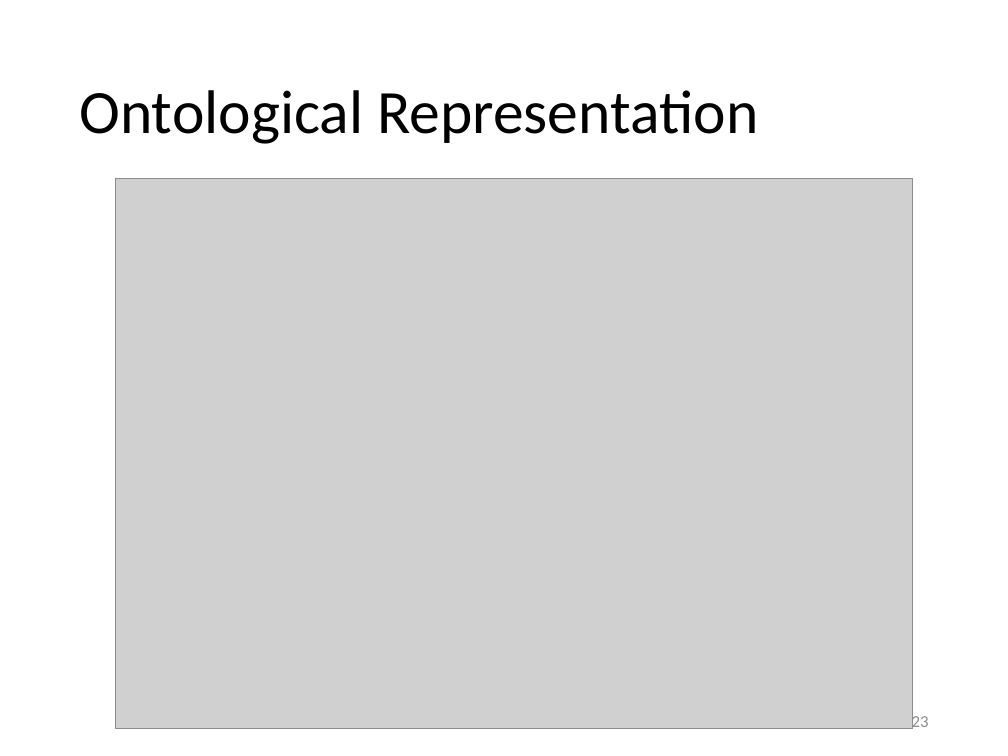
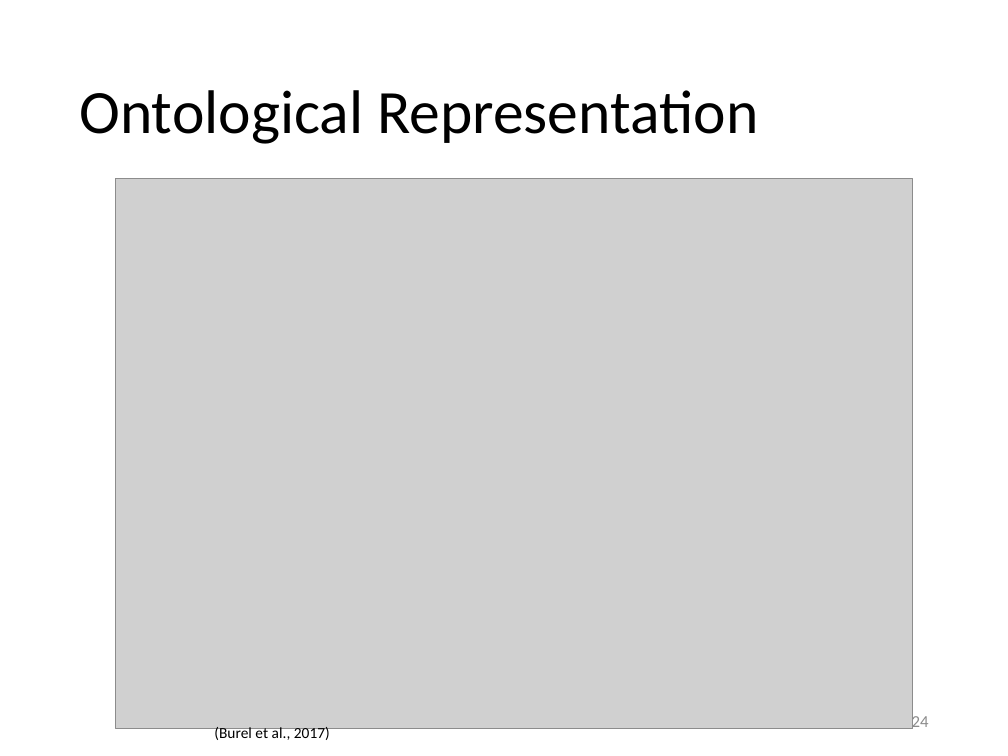
Before and after one commit to evhart/smasac-tutorial, a slide deck: slide 24 of slides/pptx/2-data-collection.pptx (slide 23 before the commit). Drawn at 1008x756 pixels with LibreOffice and Linux fonts; fonts in the diff are those of the drawing; grey boxes stand for pictures. Boxes give left, top, right and bottom in pixels: in the first picture for what was removed or moved away, otherwise in the second. Text is boxed around its words. In the diff, an @@ line names an element or a change of style, - is before the commit and + after.

```diff
--- a/slides/pptx/2-data-collection.pptx
+++ b/slides/pptx/2-data-collection.pptx
@@ page number at (912, 714, 929, 729): text changed @@
-23
+24
@@ text added at (214, 725, 330, 740), 11 pt, text #000000 @@
+(Burel et al., 2017)
```
Also in this commit, not shown: 1 other slide changed, 1 slide added, 2 other files.
